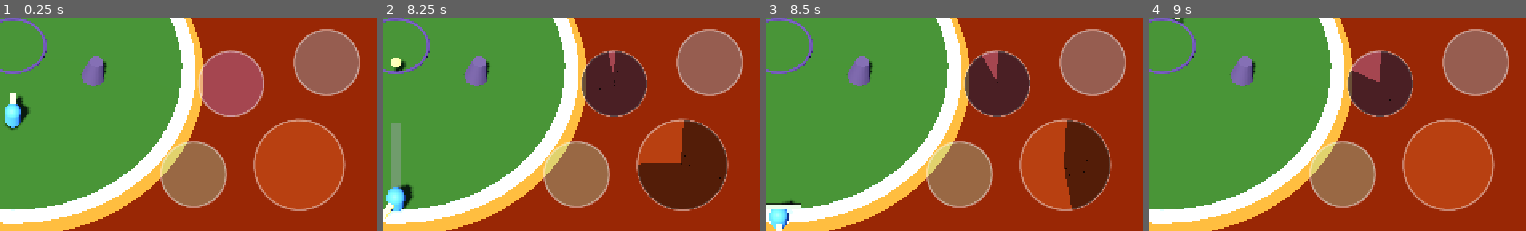
Above: before the commit, frames 1-4 (left to right).
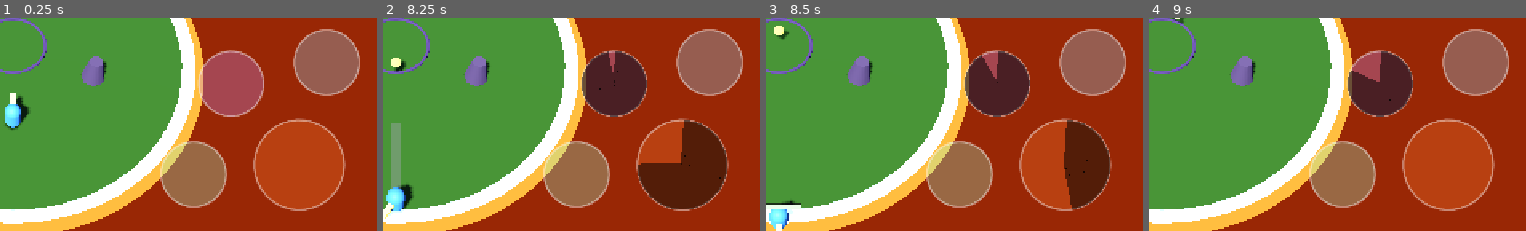
Above: after the commit, the same moments.

Repository: acansahin/spellfall
Game: Godot game, scene res://core/game/main.tscn
The game is run twice, just before and just after one commit, with the same random seed, the same clock (stepped at 60 frames per second) and the same inputs.
Inputs (mouse positions are % of the whole screen's width and height, from its top left):
- Up to frame 1 (0.25 s): no input
- Up to frame 2 (8.25 s): tap Enter at 0.5 s; move the mouse to (73, 42) at 0.52 s; hold D (move_right) 0.53-1.25 s; tap Space (cast_1) at 0.6, 3.6, 6.6 s; click (73, 42) at 0.67 s; drag from (29, 53) to (45, 68) at 1.27 s; tap R (debug_respawn) every 0.75 s from 2 to 5 s; move the mouse to (61, 24) at 2.02 s; hold D (move_right) 2.03-2.75 s; tap 3 (cast_3) at 2.1, 5.1, 8.1 s; drag from (45, 68) to (18, 31) at 2.77 s; move the mouse to (82, 63) at 3.52 s; hold A (move_left) 3.53-4.25 s; drag from (18, 31) to (34, 21) at 4.27 s; move the mouse to (55, 47) at 5.02 s; hold S (move_back) 5.03-5.75 s; click (55, 47) at 5.17 s; drag from (34, 21) to (29, 53) at 5.77 s; move the mouse to (73, 42) at 6.52 s; hold W (move_forward) 6.53-7.25 s; drag from (29, 53) to (45, 68) at 7.27 s; move the mouse to (61, 24) at 8.02 s; hold S (move_back) from 8.03 s (still down)
- Up to frame 3 (8.5 s): keep holding S (move_back)
- Up to frame 4 (9 s): release S (move_back) at 8.75 s; drag from (45, 68) to (18, 31) at 8.77 s
The pictures show only the part of the screen within x 48-98%, y 41-91%; the shares and areas given below are measured in that part.

Frames 1-2 are identical in both runs. In frame 3, 0.2% of the frame differs, in the area x 2-7%, y 3-11%; in frame 4, nothing differs.

Commit message:
feat: Fireball reaches further, drains health, and the camera holds a floor
Four changes from one play session.

Fireball's lifetime is 0.45s -> 0.6s, which puts its range at 6.6m instead of
5.4 - and because it decays in flight, it also arrives slower at the new range
(about 7 m/s against the old 9), so the extra reach costs the shot some of its
sting rather than getting it for free.

Fireball now drains health directly, on top of everything instability still
does. This reverses HealthComponent's founding rule - "no spell may ever touch
it" - on purpose: it shipped that way to keep the fight entirely in
instability and knockback, and that rule is gone. Ability.health_damage is 0
for every other spell; Fireball's is 20, against a 100-point total, picked to
kill in about as many hits as the lava takes seconds so the two threats feel
of a piece. Two ways to lose are live at once now - destabilise someone into
the lava, or simply outshoot them.

Stone no longer mends. HealthComponent.mend() and mend_per_second are gone;
standing on stone only stops the bleeding, it does not reverse it. A trip into
the lava or a Fireball to the face costs something for the rest of the round -
reset() between rounds is the only way back to full - which turns the number
into a budget rather than a bar that tops up between exchanges.

The camera stops coming in once the ring passes a 6.5m floor, even though the
ring itself keeps closing to 4.5m. The last stretch of the squeeze is now felt
as the RING tightening around two wizards who stay a readable size, rather
than as the lens lunging at them.

--lava-test gained an assertion that a Fireball moves health while still
raising instability, and its two mend assertions became one "stops, does not
reverse" assertion. --shrink-test gained a camera-floor assertion: distance
holds at 20.41 where the ring alone would have pulled it to 14.13.

Fourteen suites green. Screenshot debugging note for next time: --cast-at
during the 3s countdown fires into accepts_input=false and silently does
nothing - time it past the countdown, not just past the walk.

Co-Authored-By: Claude Opus 5 <noreply@anthropic.com>

Diff:
--- a/characters/components/health_component.gd
+++ b/characters/components/health_component.gd
@@ -1,20 +1,22 @@
 class_name HealthComponent
 extends Node
 
-## How much longer a fighter can stand in the lava.
+## How much longer a fighter can take.
 ##
-## Read the name carefully: this is NOT a combat health bar, and no spell may ever touch it.
-## Hits raise `InstabilityComponent` and nothing else - that is the whole design, and a spell
-## that could chip this number would quietly turn the game into a damage race. The only thing
-## that burns it is the lava, and the only thing that mends it is standing on stone.
+## This used to be lava-only, on the rule that no spell may ever touch it - keeping combat
+## entirely in instability and knockback, so the fight stayed a positioning game and not a
+## damage race. That rule is gone: Fireball now drains it directly (see `Ability.health_damage`
+## and `_apply_hit()` in main.gd), on top of everything instability still does. Two ways to
+## lose are live at once - destabilise someone into the lava, or simply outshoot them - and the
+## level decides which spells get to use the second one.
 ##
-## What it buys is a second chance. Being knocked out of the ring used to be instant: you
-## touched the void and the round was over, which makes one mistake the whole story of a round
-## and makes a comeback impossible. Burning gives a window - long enough to turn around and
-## walk back, short enough that being out there is genuinely bad.
+## What has NOT changed is that standing on stone no longer heals it. A trip into the lava, or
+## a Fireball taken to the face, costs something for the rest of the round - `reset()` between
+## rounds is the only way back to full. So the total is a budget as much as a health bar: how
+## many hits, and how many seconds in the lava, before this fighter is out.
 ##
-## Like instability, it knows nothing about knockback, the arena, or who is standing where.
-## The level decides who is in the lava; this only counts.
+## Like instability, it knows nothing about knockback, the arena, or who is standing where. The
+## level decides who is burning and who got hit; this only counts.
 
 ## Emitted whenever the value moves. The HUD listens.
 signal changed(current: float, previous: float)
@@ -29,10 +31,6 @@
 ## half seconds out there, which is two to three seconds of walking back plus a margin for
 ## being knocked out again on the way.
 @export var burn_per_second: float = 22.0
-
-## Points per second recovered while on the stone. Deliberately less than half the burn rate:
-## a dunk should cost something that lasts, or the lava is a nuisance rather than a threat.
-@export var mend_per_second: float = 10.0
 
 var current: float = 0.0
 
@@ -54,15 +52,19 @@
 		emptied.emit()
 
 
-## Recovers for one tick's worth, up to the maximum. A fighter already at zero stays there:
-## they are out of the round, and the round system is what puts them back.
-func mend(delta: float) -> void:
-	if current <= 0.0 or current >= maximum:
+## Removes a fixed amount outright - a spell hit, not the lava's per-second burn. Kept as a
+## separate entry point rather than folded into `burn()`: a hit is instantaneous and a burn is
+## a rate, and merging them would mean either scaling a spell's damage by delta (wrong - a
+## Fireball's bite must not depend on the frame it landed on) or scaling the lava by nothing.
+func damage(amount: float) -> void:
+	if amount <= 0.0 or current <= 0.0:
 		return
 	var previous := current
-	current = minf(current + mend_per_second * delta, maximum)
+	current = maxf(current - amount, 0.0)
 	if current != previous:
 		changed.emit(current, previous)
+	if current <= 0.0:
+		emptied.emit()
 
 
 func fraction() -> float:
--- a/combat/abilities/ability.gd
+++ b/combat/abilities/ability.gd
@@ -49,6 +49,12 @@
 @export var instability: float = 0.0
 ## Base knockback, before the target's instability multiplier is applied. Session 4.
 @export var knockback: float = 0.0
+
+## Health points this drains outright, bypassing instability and knockback entirely. 0.0 for
+## every spell but Fireball - most of the game's violence still routes through instability and
+## a fall into the lava, not a bar ticking down on its own. See HealthComponent for why this
+## field exists at all despite that rule.
+@export var health_damage: float = 0.0
 
 @export_group("Projectile")
 ## Metres per second.
--- a/core/game/main.gd
+++ b/core/game/main.gd
@@ -24,7 +24,7 @@
 ##   --button-test     assert a finger on button N casts spell N and nothing else
 ##   --aim-test        assert drag-to-aim: the indicator, the direction, and the latch
 ##   --aim-hold:S,X,Y  hold a drag on button S toward X,Y and never lift, for a screenshot
-##   --lava-test       assert the lava burns, mends, ends a round, and is survivable
+##   --lava-test       assert the lava burns, stone stops it, ends a round, and is survivable
 ##   --shrink-test     assert the ring holds, closes, stops, drags cover and camera with it
 ##   --burn-pose       park the player in the lava, so a shot catches the bar draining
 ##   --cover-test      assert the obstacles block spells, block walking, and are fair
@@ -123,7 +123,8 @@
 	_tick_lava(delta)
 
 
-## Burns whoever is off the stone and mends whoever is on it.
+## Burns whoever is off the stone. Standing on it only stops the bleeding - it does not
+## reverse it.
 ##
 ## A radius test rather than an Area3D. The arena is a circle and every other rule in this
 ## file already knows it - Blink clamps against it, the bot keeps clear of it, the aim lane
@@ -143,11 +144,13 @@
 		var hp := fighter.health()
 		if hp == null or not hp.is_alive():
 			continue
+		# Stone no longer mends. A trip into the lava, or a hit that drains health directly,
+		# costs something for the rest of the round - reset() between rounds is the only way
+		# back to full, which is what makes the total a budget rather than a bar that refills
+		# between exchanges.
 		if _radius_of(fighter.global_position) > _arena_edge:
 			hp.burn(delta)
 			_feel.burning(fighter.global_position, fighter == _player, delta)
-		else:
-			hp.mend(delta)
 
 
 ## How far the camera stands back, as a multiple of the radius. 3.14 is what the framing that
@@ -155,6 +158,13 @@
 ## means the fight is framed the same at every size - so the wizard grows on screen exactly as
 ## the round gets tighter, which is the one moment readability matters most.
 const CAMERA_FRAMING := 3.14
+
+## The camera stops coming in once the ring closes past this radius, even though the ring
+## itself keeps shrinking to `Arena.min_radius`. Framing the last few metres as tightly as the
+## rest would zoom the camera in far enough to crowd the fight rather than clarify it - the
+## squeeze is meant to be felt as the RING closing around two wizards who stay a readable size,
+## not as the camera lunging at them.
+const CAMERA_FLOOR_RADIUS := 6.5
 
 
 ## Points everything that needs a radius at the radius the arena currently has.
@@ -167,7 +177,7 @@
 	if _brain != null:
 		_brain.arena_radius = value
 	if _camera_rig != null:
-		_camera_rig.distance = value * CAMERA_FRAMING
+		_camera_rig.distance = maxf(value, CAMERA_FLOOR_RADIUS) * CAMERA_FRAMING
 
 
 func _parse_harness_args() -> void:
@@ -751,6 +761,10 @@
 
 	var impulse := Knockback.velocity(ability.knockback, direction, level, knockback_rules)
 	fighter.apply_knockback(impulse)
+	if ability.health_damage > 0.0:
+		var hp := fighter.health()
+		if hp != null:
+			hp.damage(ability.health_damage)
 	var shielded := " (shielded)" if fighter.is_shielded() else ""
 	# What the victim ACTUALLY took, not what was thrown at them: the shield is applied inside
 	# apply_knockback, and a hit somebody shrugged off has to feel like one.
@@ -2503,9 +2517,10 @@
 #
 # The lava replaced instant elimination, which means the round can now be lost slowly - and
 # a slow loss is exactly the kind of rule that can be wrong for a long time without anybody
-# noticing. Four things have to hold: it burns while you are out, it mends while you are in,
-# it ends the round at zero, and a fighter who turns around and walks back SURVIVES. That
-# last one is the whole point of the change; without it this is just a slower void.
+# noticing. Four things have to hold: it burns while you are out, it stops the moment you are
+# back on stone, it ends the round at zero, and a fighter who turns around and walks back
+# SURVIVES with something left. That last one is the whole point of the change; without it
+# this is just a slower void.
 # ---------------------------------------------------------------------------------------
 
 ## Puts one fighter at a radius and holds them there, so a burn can be measured without a
@@ -2533,8 +2548,8 @@
 	_input.set_override_vector(Vector2.ZERO, true)
 	await _wait_for_live()
 	var hp := _player.health()
-	print("[lava-test] max=%.0f burn=%.0f/s mend=%.0f/s, arena r=%.1fm" % [
-		hp.maximum, hp.burn_per_second, hp.mend_per_second, _arena_edge])
+	print("[lava-test] max=%.0f burn=%.0f/s, arena r=%.1fm" % [
+		hp.maximum, hp.burn_per_second, _arena_edge])
 
 	_expect("a fighter has something to burn", hp != null and hp.current == hp.maximum,
 		"%.0f of %.0f" % [hp.current, hp.maximum])
@@ -2556,13 +2571,15 @@
 		absf(burned - hp.burn_per_second) < hp.burn_per_second * 0.25,
 		"%.1f in 1s, rate is %.0f/s" % [burned, hp.burn_per_second])
 
-	# --- and walking back mends -------------------------------------------------------------
+	# --- and walking back stops it, but does not undo it ------------------------------------
+	#
+	# Stone used to mend; it only holds now. A fighter who reaches it stops bleeding out
+	# exactly where they were, which is what makes the total a budget rather than a bar that
+	# tops back up between exchanges.
 	var lowest := hp.current
 	await _hold_at(_player, _arena_edge * 0.5, 1.0)
-	_expect("walking back out of it mends", hp.current > lowest + 1.0,
+	_expect("walking back onto stone stops the burn", is_equal_approx(hp.current, lowest),
 		"%.1f -> %.1f" % [lowest, hp.current])
-	_expect("mending is slower than burning", hp.mend_per_second < hp.burn_per_second,
-		"%.0f/s against %.0f/s" % [hp.mend_per_second, hp.burn_per_second])
 
 	# --- a dunk is survivable, which is the entire point ------------------------------------
 	#
@@ -2574,6 +2591,27 @@
 		"%.0f left of %.0f" % [hp.current, hp.maximum])
 	_expect("and it cost something that lasts", hp.current < hp.maximum * 0.75,
 		"%.0f left of %.0f" % [hp.current, hp.maximum])
+
+	# --- and a spell can drain it directly, on top of instability --------------------------
+	#
+	# The rule this project shipped with was that no spell may ever touch health. Fireball now
+	# does, deliberately, and this is the assertion that would fail first if that stopped being
+	# true - a Fireball landing and health NOT moving would mean the damage silently fell off
+	# somewhere between the ability and the component.
+	hp.reset()
+	var fireball := _player.abilities().ability_in(0)
+	var inst := _bot.instability()
+	if inst != null:
+		inst.reset()
+	var bot_hp := _bot.health()
+	bot_hp.reset()
+	_apply_hit(_bot, Vector3(0.0, 0.0, -1.0), fireball)
+	_expect("a Fireball drains health directly",
+		is_equal_approx(bot_hp.current, bot_hp.maximum - fireball.health_damage),
+		"%.1f left of %.1f, spell claims %.1f damage" % [
+			bot_hp.current, bot_hp.maximum, fireball.health_damage])
+	_expect("and still raises instability alongside it", inst.current > 0.0,
+		"instability=%.0f%%" % inst.current)
 
 	# --- the bar over the wizard's head follows it ------------------------------------------
 	var bar := _player.get_node_or_null(^"HealthBar") as HealthBar
@@ -2726,6 +2764,16 @@
 		"%.2fm of a %.2fm floor" % [_arena.radius, _arena.min_radius])
 	_expect("and stops saying it is closing", not _arena.is_closing(), "still closing")
 
+	# --- but the camera does not follow it all the way in --------------------------------------
+	#
+	# The ring keeps closing to min_radius; the camera stops coming in once the ring passes
+	# CAMERA_FLOOR_RADIUS, so the last few metres of squeeze are felt as the RING tightening
+	# around two wizards who stay a readable size, not as the lens lunging at them.
+	_expect("the camera holds its floor rather than following the ring to the minimum",
+		_camera_rig.distance > _arena.min_radius * CAMERA_FRAMING + 0.5,
+		"camera=%.2f, ring alone would put it at %.2f" % [
+			_camera_rig.distance, _arena.min_radius * CAMERA_FRAMING])
+
 	# --- a new round gives the whole board back ------------------------------------------------
 	_arena.reset()
 	_expect("a new round starts full size again",
--- a/data/abilities/fireball.tres
+++ b/data/abilities/fireball.tres
@@ -11,10 +11,11 @@
 cooldown = 0.9
 charges = 1
 instability = 12.0
+health_damage = 20.0
 knockback = 6.0
 projectile_speed = 15.5
 projectile_radius = 0.35
-lifetime = 0.45
+lifetime = 0.6
 spawn_offset = 0.9
 projectile_drag = 0.3
 area = 0.0
Not shown, changed: ARCHITECTURE.md
Not shown, changed: GAME_DESIGN.md
Not shown, changed: TASKS.md
